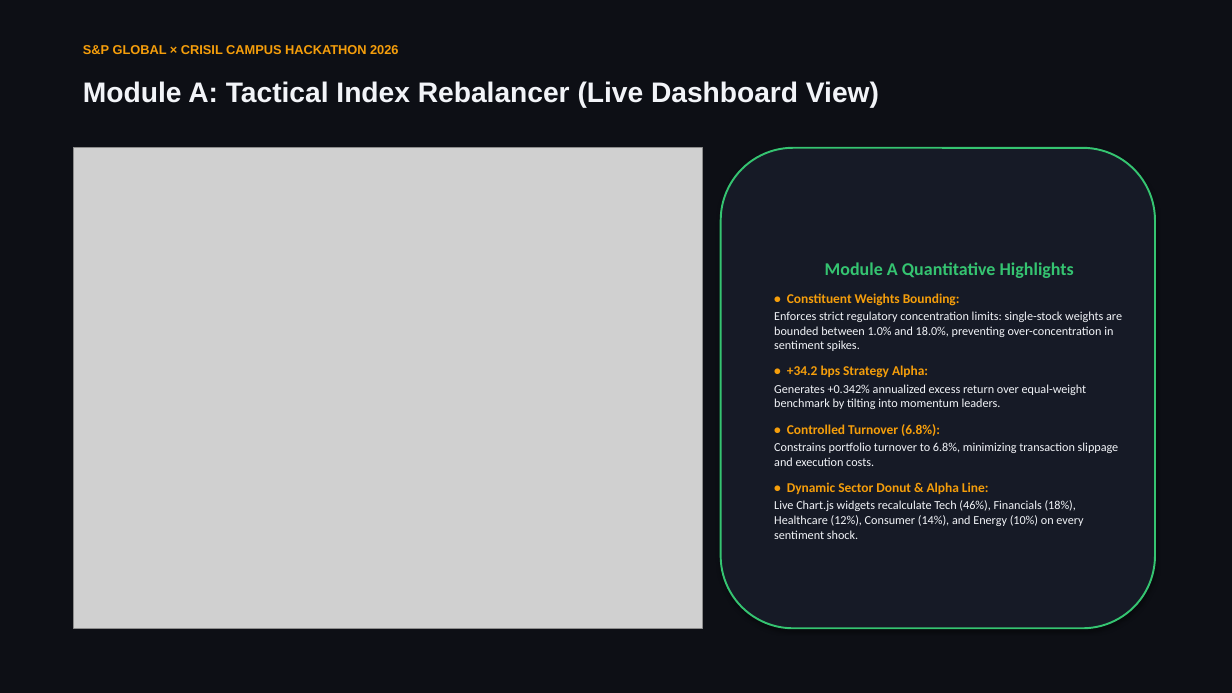
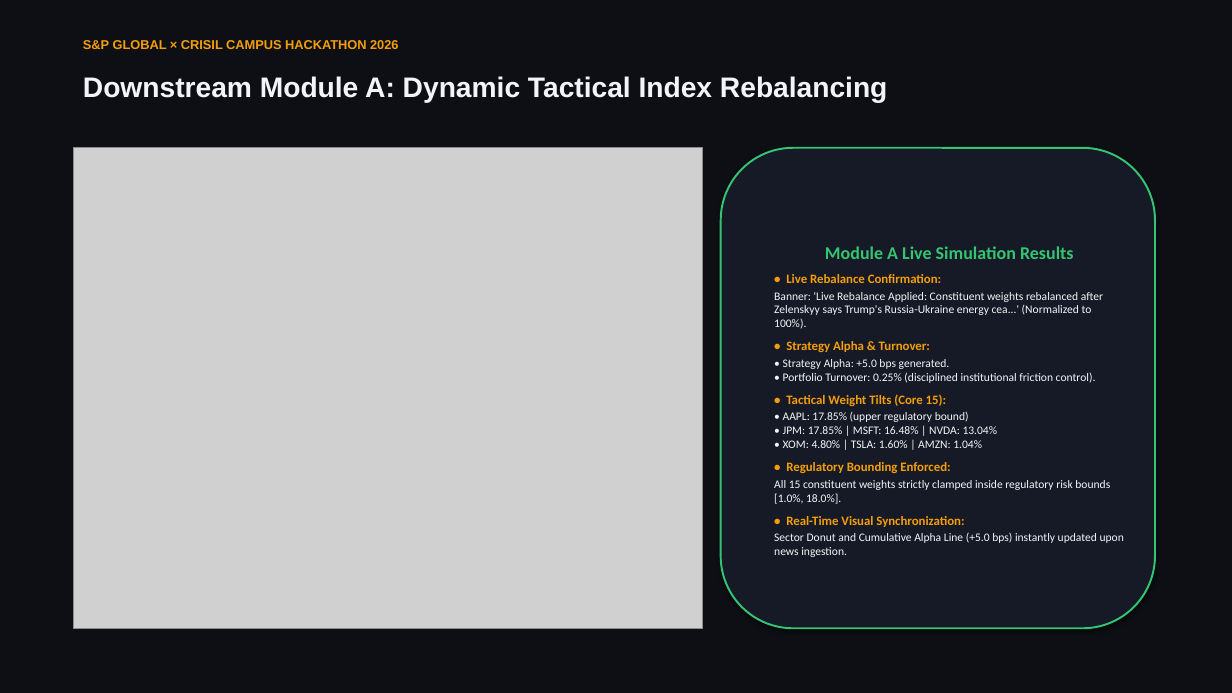
Before and after one commit to Vedant-Nalge/S-P-Crisil-Hackathon, a slide deck: slide 5 of docs/presentation.pptx. Drawn at 1232x693 pixels with LibreOffice and Linux fonts; fonts in the diff are those of the drawing; grey boxes stand for pictures. Boxes give left, top, right and bottom in pixels: in the first picture for what was removed or moved away, otherwise in the second. Text is boxed around its words. In the diff, an @@ line names an element or a change of style, - is before the commit and + after.

Commit message:
docs: add Zelenskyy geopolitical live simulation PowerPoint presentation deck with user dashboard screenshots

```diff
--- a/docs/presentation.pptx
+++ b/docs/presentation.pptx
@@ text "S&P GLOBAL × CRISIL CAMPUS ...": place and size @@
-text "S&P GLOBAL × CRISIL CAMPUS ..." at bbox=[83, 45, 398, 54]
+text "S&P GLOBAL × CRISIL CAMPUS ..." at bbox=[83, 40, 398, 49]
@@ text at bbox=[83, 76, 887, 103]: text changed @@
-Module A: Tactical Index Rebalancer (Live Dashboard View)
+Downstream Module A: Dynamic Tactical Index Rebalancing
@@ text in rounded rectangle at bbox=[774, 246, 1124, 557]: text changed; size 9.5 to 9 pt @@
-Module A Quantitative Highlights
-• Constituent Weights Bounding:
-Enforces strict regulatory concentration limits: single-stock weights are bounded between 1.0% and 18.0%, preventing over-concentration in sentiment spikes.
-• +34.2 bps Strategy Alpha:
-Generates +0.342% annualized excess return over equal-weight benchmark by tilting into momentum leaders.
-• Controlled Turnover (6.8%):
-Constrains portfolio turnover to 6.8%, minimizing transaction slippage and execution costs.
-• Dynamic Sector Donut & Alpha Line:
-Live Chart.js widgets recalculate Tech (46%), Financials (18%), Healthcare (12%), Consumer (14%), and Energy (10%) on every sentiment shock.
+Module A Live Simulation Results
+• Live Rebalance Confirmation:
+Banner: 'Live Rebalance Applied: Constituent weights rebalanced after Zelenskyy says Trump's Russia-Ukraine energy cea...' (Normalized to 100%).
+• Strategy Alpha & Turnover:
+• Strategy Alpha: +5.0 bps generated.
+• Portfolio Turnover: 0.25% (disciplined institutional friction control).
+• Tactical Weight Tilts (Core 15):
+• AAPL: 17.85% (upper regulatory bound)
+• JPM: 17.85% | MSFT: 16.48% | NVDA: 13.04%
+• XOM: 4.80% | TSLA: 1.60% | AMZN: 1.04%
+• Regulatory Bounding Enforced:
+All 15 constituent weights strictly clamped inside regulatory risk bounds [1.0%, 18.0%].
+• Real-Time Visual Synchronization:
+Sector Donut and Cumulative Alpha Line (+5.0 bps) instantly updated upon news ingestion.
```
Also in this commit, not shown: 6 other slides changed, 6 other files.
